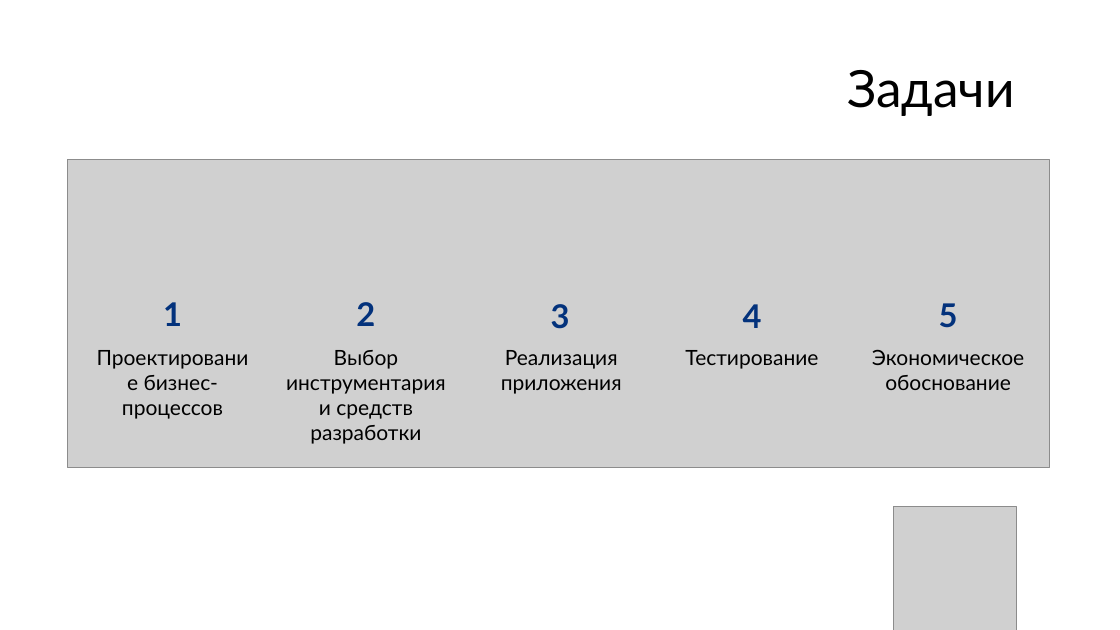
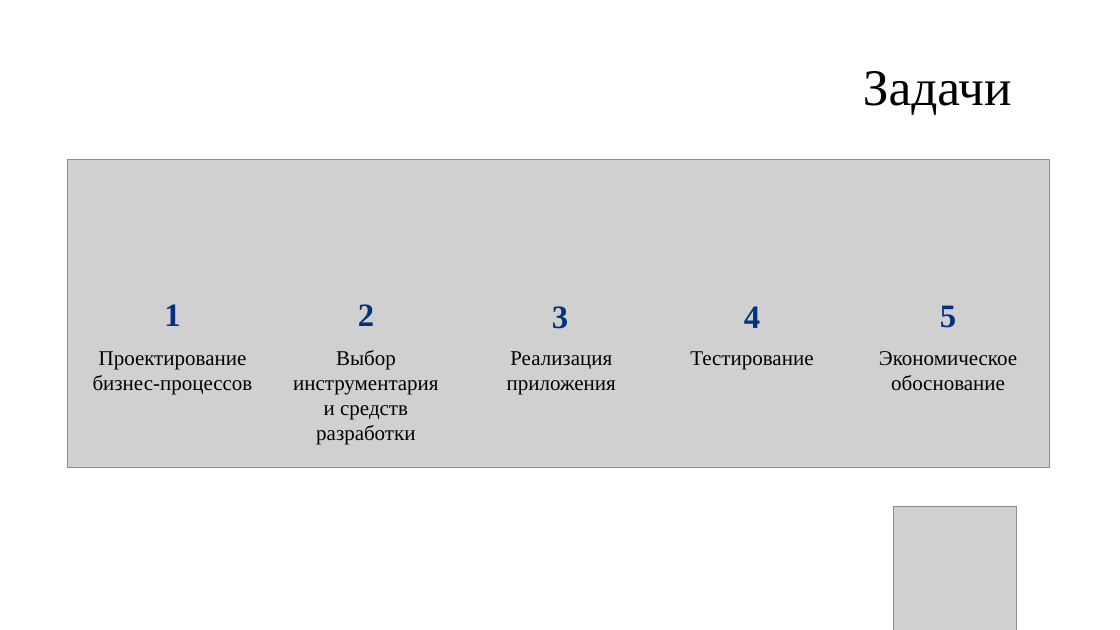
Before and after one commit to Danildanil228/diplomfiles, a slide deck: slide 3 of Презентация.pptx. Drawn at 1120x630 pixels with LibreOffice and Linux fonts; fonts in the diff are those of the drawing; grey boxes stand for pictures; background and template pictures are left out. Boxes give left, top, right and bottom in pixels: in the first picture for what was removed or moved away, otherwise in the second. Text is boxed around its words. In the diff, an @@ line names an element or a change of style, - is before the commit and + after.

```diff
--- a/Презентация.pptx
+++ b/Презентация.pptx
@@ text "Задачи": place and size @@
-text "Задачи" at <box>847,70,1015,116</box>
+text "Задачи" at <box>863,71,1012,115</box>
@@ font Lato to Times New Roman in 11 elements at <box>293,350,438,445</box>, <box>507,351,616,395</box>, <box>690,351,813,369</box>, <box>879,351,1017,390</box>, <box>164,304,180,326</box>, <box>358,304,374,326</box>, <box>552,306,568,329</box>, <box>744,306,760,328</box>, <box>940,305,956,328</box>, <box>863,71,1012,115</box>, <box>93,351,253,395</box> @@
```
Also in this commit, not shown: 12 other slides changed, 15 slides added, 12 slides removed.
